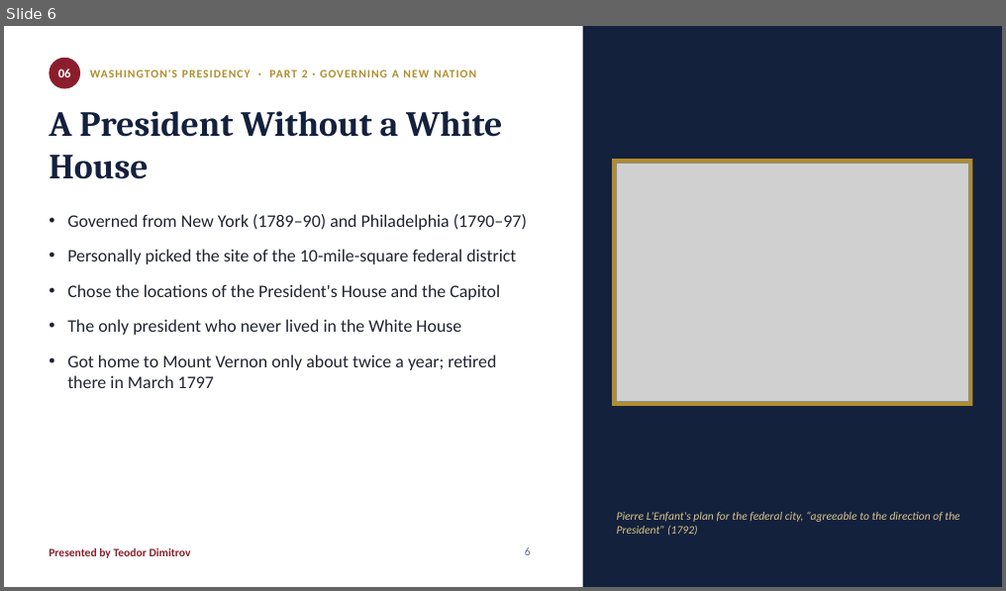
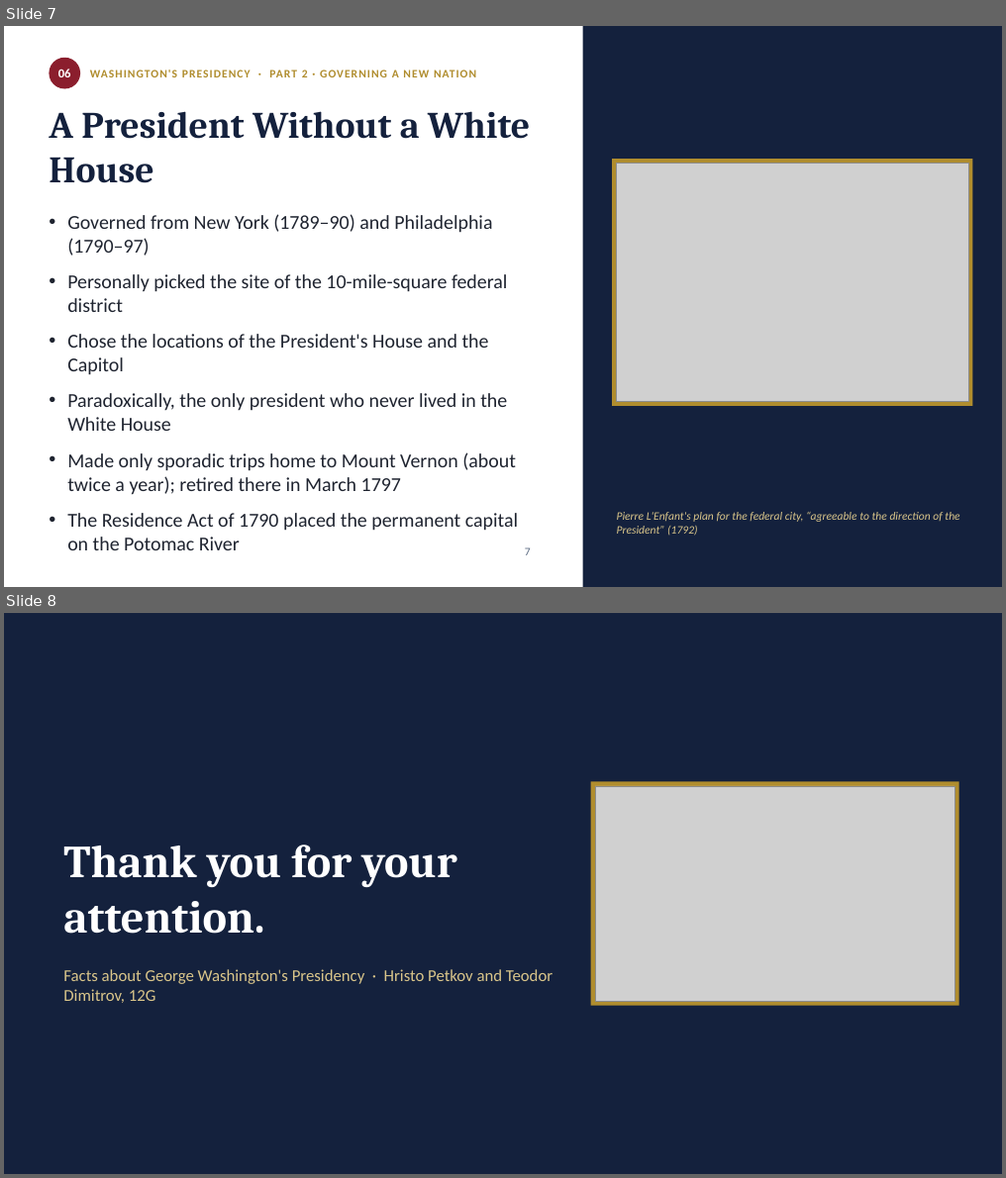
Before and after one commit to hristowork14-alt/Hristo, a slide deck: Washington_Presidency_Petkov_Dimitrov.pptx. Shown one above the other, each under a label of ours: slide 6 before the commit, slides 7 and 8 after it. The pictures are 1006x591 and 1006x1178 pixels, drawn with LibreOffice and Linux fonts; fonts in the diff are those of the drawing; grey boxes stand for pictures. Boxes give left, top, right and bottom in pixels: in the first picture for what was removed or moved away, otherwise in the second. Text is boxed around its words. In the diff, an @@ line names an element or a change of style, - is before the commit and + after.

```diff
--- a/Washington_Presidency_Petkov_Dimitrov.pptx
+++ b/Washington_Presidency_Petkov_Dimitrov.pptx
@@ slide 8 added at [4,613,1002,1174], background #14213D @@
@@ rectangle added at [591,781,959,1005], fill #B08D2E @@
@@ picture added at [595,786,954,1001] @@
@@ title added at [63,845,456,934], 44 pt, text #FFFFFF, bold @@
+Thank you for your attention.
@@ text added at [63,969,552,1003], 16 pt, text #D9C58A @@
+Facts about George Washington's Presidency · Hristo Petkov and Teodor Dimitrov, 12G
@@ what was slide 6 is now slide 7 @@
@@ slide 7 changed as well @@
@@ title "A President Without a White ..." at [49,111,530,183]: size 34 to 36 pt @@
@@ text at [67,214,507,375]: size 17 to 19 pt in "Governed from New York (1789–90) and Philadelphia ...", "Personally picked the site of the 10-mile-square ...", "Chose the locations of the President's House ..."; less space between paragraphs @@
@@ text at [67,393,518,531]: text changed; size 17 to 19 pt @@
-• The only president who never lived in the White House
-• Got home to Mount Vernon only about twice a year; retired there in March 1797
+• Paradoxically, the only president who never lived in the White House
+• Made only sporadic trips home to Mount Vernon (about twice a year); retired there in March 1797
+• The Residence Act of 1790 placed the permanent capital on the Potomac River
@@ text removed at [49,549,191,559] @@
-Presented by Teodor Dimitrov
@@ page number at [525,548,531,556]: text changed @@
-6
+7
```
Also in this commit, not shown: 5 other slides changed, 1 other slide added.
